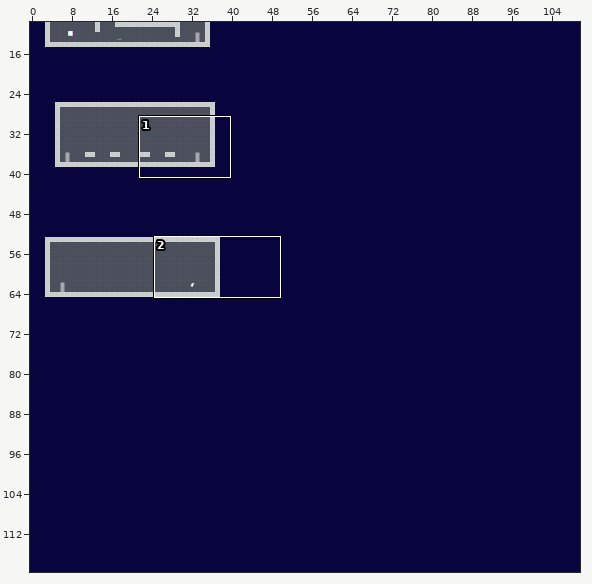
Tiled map (JSON) -- games/slideMan/assets/maps/playground.json. Above, an overview of the earlier version with the close-up marked.
Close-up. As it was:
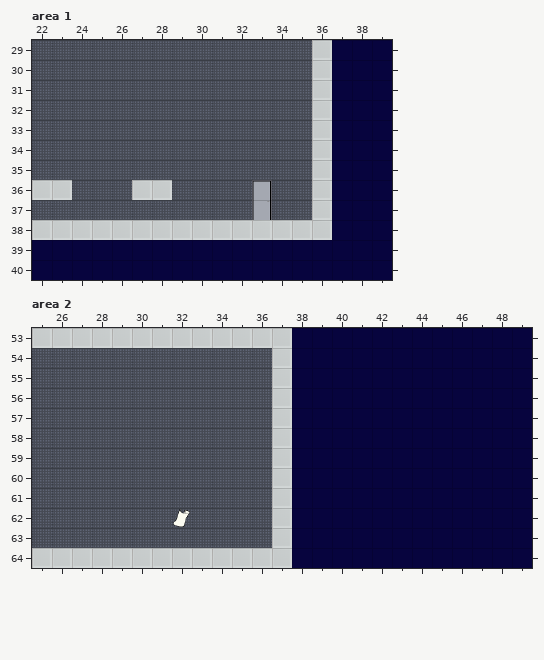
Cells are 25x25 px. Shown: area 1 x 22..39, y 29..40; area 2 x 25..49, y 53..64. The commit also changed other parts of the map, which this record leaves out.
New version:
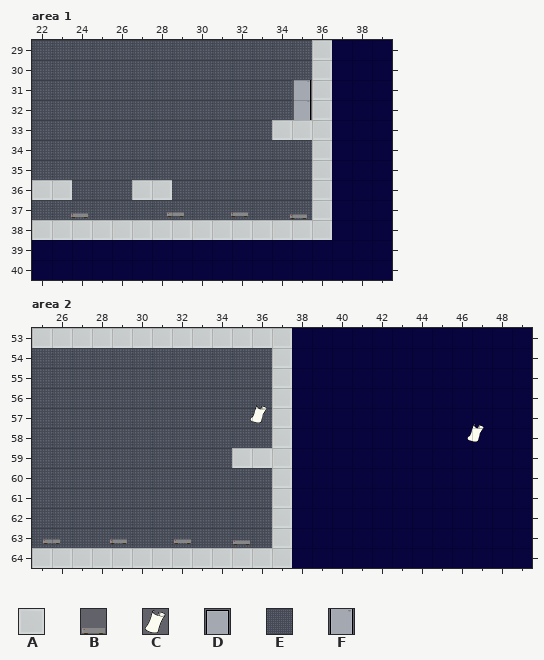
Key: from "textureMap": A 3, B 4, C 5, D 6, E 7, F 11.
_ is an empty cell, . an unchanged one.
Objects are placed by their top-left corner, in cells (3,4 is the top-left corner of cell 3,4); size is 1x1 cell unless given.
Commit: Objectives doors and stuff
What changed:
--- layer "Background", area 1
@@ x 35..35 @@
-31 E
-32 E
+31 F
+32 F
@@ x 33..33 @@
-36 D
-37 F
+36 E
+37 E
--- layer "Map", area 1
@@ x 34..35 @@
-33 __
+33 AA
--- layer "badies", area 1
+B "r1" at 31.9,36.9
+B "r1" at 28.7,36.9
+B "r1" at 23.9,37
+B "r1" at 34.8,37
--- layer "Map", area 2
@@ x 35..36 @@
-59 __
+59 AA
--- layer "pickups", area 2
+C "Objective" at 35.8,56.8
-C "Jump scroll" at 32,62
+C "Jump scroll" at 46.7,57.8
--- layer "badies", area 2
+B "r1" at 32,62.8
+B "r1" at 28.8,62.8
+B "r1" at 25.5,62.8
+B "r1" at 35,62.9
